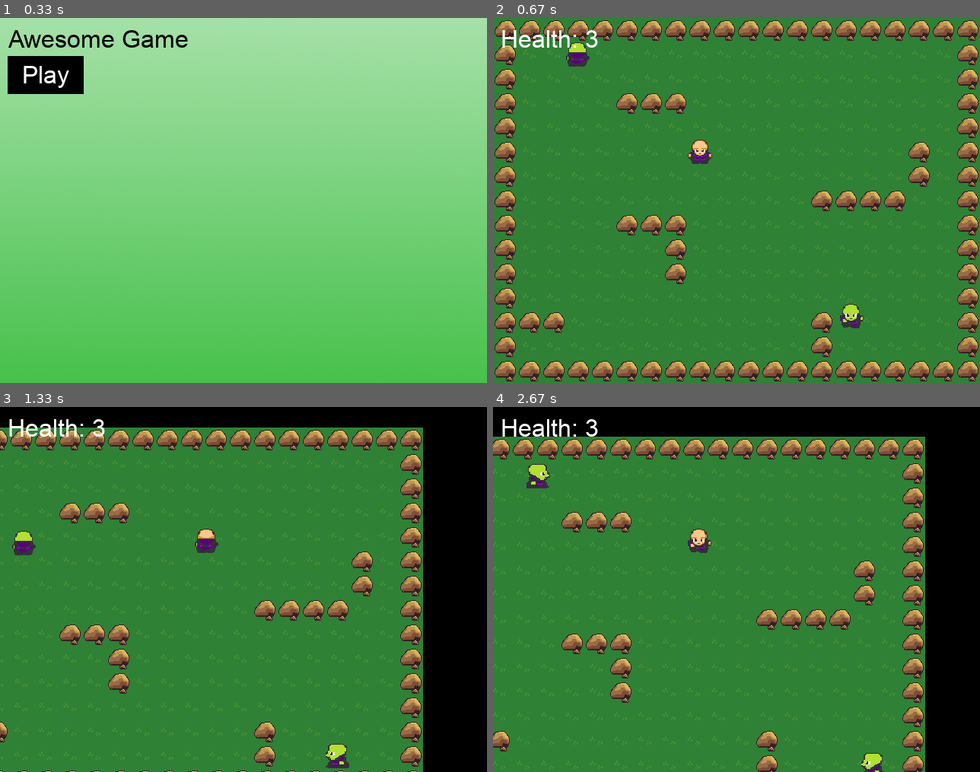
Above: before the commit, frames 1-4 (two rows, left to right).
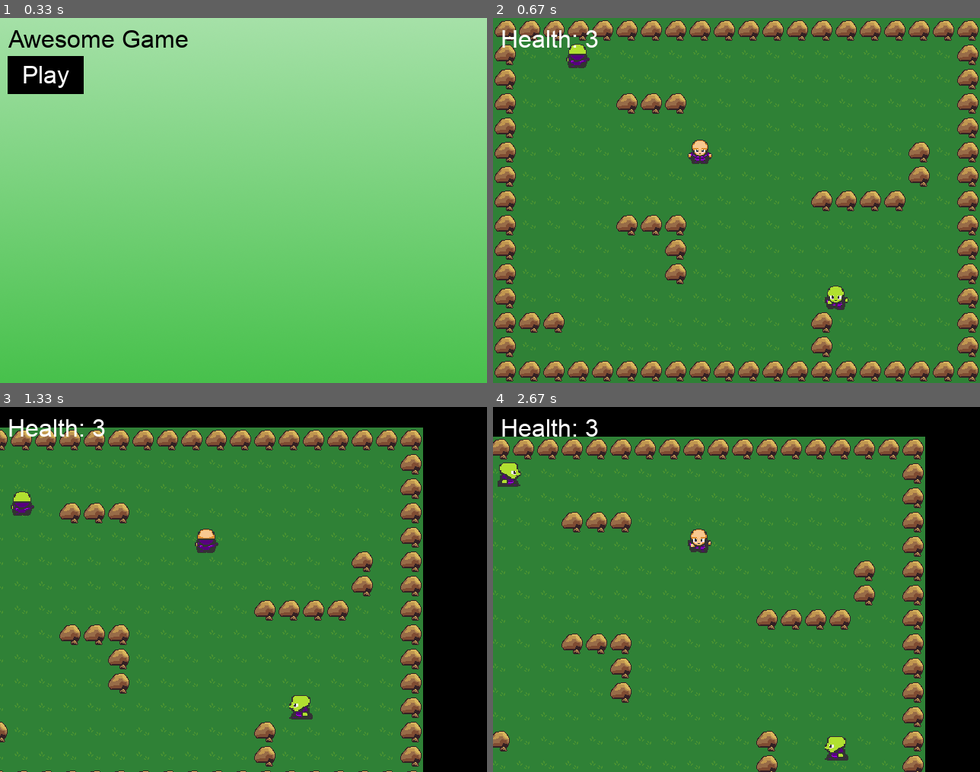
Above: after the commit, the same moments.

Repository: slavetodamachine/PygameRPG
Game: pygame game, started from main.py
Same seed, same stepped clock (60 frames per second), same inputs: the game is played once before the commit and once after it.
Inputs (mouse positions are in pixels of both pictures, inside the frame that each line leads up to):
- Up to frame 1 (0.33 s): no input
- Up to frame 2 (0.67 s): click (536, 76) at 0.38 s
- Up to frame 3 (1.33 s): hold Right 0.67-1.13 s; move the mouse to (224, 604) at 0.7 s; hold Up from 1.17 s (still down)
- Up to frame 4 (2.67 s): release Up at 1.47 s; hold Right 1.5-1.97 s; hold Left 2-2.53 s; hold Down from 2.57 s (still down)

Frame 1 is identical in both runs. In frame 2, 0.6% of the frame differs, in the area x 15-77%, y 6-85%; in frame 3, 1.0%, in the area x 2-72%, y 23-99%; in frame 4, 1.0%.

Commit message:
I FINALLY GOT INVULNERABILITY AND THE SPRITE FLICKERING TO WORK!!!

Diff:
--- a/sprites.py
+++ b/sprites.py
@@ -2,6 +2,8 @@
 from config import *
 import math
 import random
+
+IMMUNITY_DURATION = 1000
 
 
 class Spritesheet:
@@ -33,7 +35,7 @@
         self.facing = 'down'
         self.animation_loop = 1
 
-        self.image = self.game.character_spritesheet.get_sprite(3, 2, self.width, self.height)
+        self.image = self.game.character_spritesheet.get_sprite(3, 2, self.width, self.height).convert_alpha()
 
         self.rect = self.image.get_rect()
         self.rect.x = self.x
@@ -56,12 +58,21 @@
                             self.game.character_spritesheet.get_sprite(68, 66, self.width, self.height)]
 
         self.health = 3
-        self.invulnerable = False
-        self.invincibility_duration = 1.5  # in seconds
-        self.time_since_hit = 0
-        self.flash_timer = 0
+        self.collision_immune = False
+        self.collision_time = 0
 
     def update(self):
+        if self.collision_immune:
+            time_since_collision = pygame.time.get_ticks() - self.collision_time
+            if time_since_collision > IMMUNITY_DURATION:
+                self.collision_immune = False
+            elif pygame.time.get_ticks() % 50 < 25:  # Flash every 200 milliseconds
+                self.image.set_alpha(0)  # Make the sprite fully transparent
+            else:
+                self.image.set_alpha(255)  # Make the sprite fully opaque
+        else:
+            self.image.set_alpha(255)  # Reset the sprite's transparency when not invulnerable
+
         self.movement()
         self.animate()
         self.collide_enemy()
@@ -73,47 +84,6 @@
 
         self.x_change = 0
         self.y_change = 0
-
-        if self.invulnerable:
-            self.flash_timer += self.game.clock.tick() / 1000.0
-            if self.flash_timer >= 0.1:  # Flash every 0.1 seconds
-                self.flash_timer -= 0.1
-                # Show normal sprite
-                if self.facing == "down":
-                    if self.y_change == 0:
-                        self.image = self.game.character_spritesheet.get_sprite(3, 2, self.width, self.height)
-                    else:
-                        self.image = self.down_animations[math.floor(self.animation_loop)]
-                        self.animation_loop += 0.1
-                        if self.animation_loop >= 3:
-                            self.animation_loop = 1
-
-                if self.facing == "up":
-                    if self.y_change == 0:
-                        self.image = self.game.character_spritesheet.get_sprite(3, 34, self.width, self.height)
-                    else:
-                        self.image = self.up_animations[math.floor(self.animation_loop)]
-                        self.animation_loop += 0.1
-                        if self.animation_loop >= 3:
-                            self.animation_loop = 1
-
-                if self.facing == "left":
-                    if self.x_change == 0:
-                        self.image = self.game.character_spritesheet.get_sprite(3, 98, self.width, self.height)
-                    else:
-                        self.image = self.left_animations[math.floor(self.animation_loop)]
-                        self.animation_loop += 0.1
-                        if self.animation_loop >= 3:
-                            self.animation_loop = 1
-
-                if self.facing == "right":
-                    if self.x_change == 0:
-                        self.image = self.game.character_spritesheet.get_sprite(3, 66, self.width, self.height)
-                    else:
-                        self.image = self.right_animations[math.floor(self.animation_loop)]
-                        self.animation_loop += 0.1
-                        if self.animation_loop >= 3:
-                            self.animation_loop = 1
 
     def movement(self):
         keys = pygame.key.get_pressed()
@@ -147,16 +117,15 @@
             self.facing = 'down'
 
     def collide_enemy(self):
-        if not self.invulnerable:
-            hits = pygame.sprite.spritecollide(self, self.game.enemies, False)
-            if hits:
-                self.health -= 1
-                self.invulnerable = True
-                self.time_since_hit = 0
-
-                if self.health <= 0:
-                    self.kill()
-                    self.game.playing = False
+        hits = pygame.sprite.spritecollide(self, self.game.enemies, False)
+        if hits and not self.collision_immune:
+            self.game.player.health -= 1
+            self.collision_immune = True
+            self.collision_time = pygame.time.get_ticks()
+
+        if self.health <= 0:
+            self.kill()
+            self.game.playing = False
 
     def collide_blocks(self, direction):
         keys = pygame.key.get_pressed()
@@ -192,42 +161,41 @@
                         sprite.rect.y -= current_speed
 
     def animate(self):
-        if not self.invulnerable or self.flash_timer >= 0.05: # Flash every 0.05 seconds
-            if self.facing == "down":
-                if self.y_change == 0:
-                    self.image = self.game.character_spritesheet.get_sprite(3, 2, self.width, self.height)
-                else:
-                    self.image = self.down_animations[math.floor(self.animation_loop)]
-                    self.animation_loop += 0.1
-                    if self.animation_loop >= 3:
-                        self.animation_loop = 1
-
-            if self.facing == "up":
-                if self.y_change == 0:
-                    self.image = self.game.character_spritesheet.get_sprite(3, 34, self.width, self.height)
-                else:
-                    self.image = self.up_animations[math.floor(self.animation_loop)]
-                    self.animation_loop += 0.1
-                    if self.animation_loop >= 3:
-                        self.animation_loop = 1
-
-            if self.facing == "left":
-                if self.x_change == 0:
-                    self.image = self.game.character_spritesheet.get_sprite(3, 98, self.width, self.height)
-                else:
-                    self.image = self.left_animations[math.floor(self.animation_loop)]
-                    self.animation_loop += 0.1
-                    if self.animation_loop >= 3:
-                        self.animation_loop = 1
-
-            if self.facing == "right":
-                if self.x_change == 0:
-                    self.image = self.game.character_spritesheet.get_sprite(3, 66, self.width, self.height)
-                else:
-                    self.image = self.right_animations[math.floor(self.animation_loop)]
-                    self.animation_loop += 0.1
-                    if self.animation_loop >= 3:
-                        self.animation_loop = 1
+        if self.facing == "down":
+            if self.y_change == 0:
+                self.image = self.game.character_spritesheet.get_sprite(3, 2, self.width, self.height)
+            else:
+                self.image = self.down_animations[math.floor(self.animation_loop)]
+                self.animation_loop += 0.1
+                if self.animation_loop >= 3:
+                    self.animation_loop = 1
+
+        if self.facing == "up":
+            if self.y_change == 0:
+                self.image = self.game.character_spritesheet.get_sprite(3, 34, self.width, self.height)
+            else:
+                self.image = self.up_animations[math.floor(self.animation_loop)]
+                self.animation_loop += 0.1
+                if self.animation_loop >= 3:
+                    self.animation_loop = 1
+
+        if self.facing == "left":
+            if self.x_change == 0:
+                self.image = self.game.character_spritesheet.get_sprite(3, 98, self.width, self.height)
+            else:
+                self.image = self.left_animations[math.floor(self.animation_loop)]
+                self.animation_loop += 0.1
+                if self.animation_loop >= 3:
+                    self.animation_loop = 1
+
+        if self.facing == "right":
+            if self.x_change == 0:
+                self.image = self.game.character_spritesheet.get_sprite(3, 66, self.width, self.height)
+            else:
+                self.image = self.right_animations[math.floor(self.animation_loop)]
+                self.animation_loop += 0.1
+                if self.animation_loop >= 3:
+                    self.animation_loop = 1
 
 
 class Enemy(pygame.sprite.Sprite):
@@ -276,11 +244,11 @@
     def update(self):
         self.movement()
         self.animate()
-        self.rect.x += self.x_change
-        self.rect.y += self.y_change
-
+
+        # Check for collisions before updating position
         self.rect.x += self.x_change
         self.collide_blocks('x')
+
         self.rect.y += self.y_change
         self.collide_blocks('y')
 
